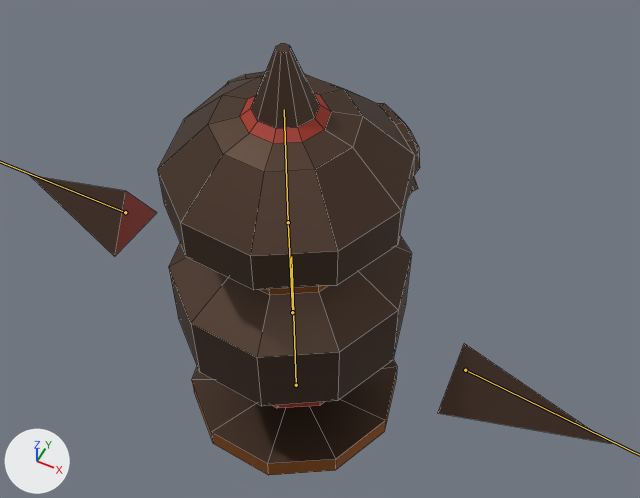
What one commit did to the FBX model Assets/Resources/Animations/Turret/Doguu_AimAndShoot.fbx.
Camera for both pictures: a camera (50 mm lens) standing at (2.49, -4.38, 7.84) and looking at (-0.01, 0.63, 1.59). Every picture has the same lights, and +X, +Y and +Z are marked at lower left. The bones that bend it are drawn over the model as lines. Mesh edges are drawn as thin lines.
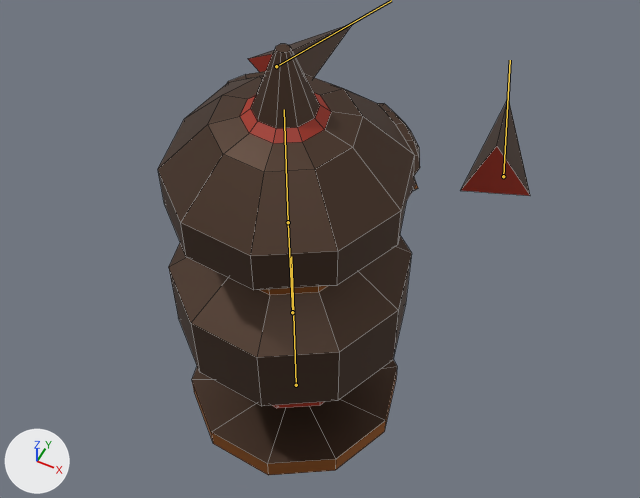
The newer file adds an action. The first version stands in its rest pose; the second is drawn at frame 41 of the action 'Armature|AimAndShoot'.

Where the change shows, as pixel boxes [x1, y1, x2, y2] in the pictures (640 x 498 px):
'Cylinder', posed (36% narrower): before [29, 44, 610, 475]; after [158, 23, 530, 475]

The change in detail:
Bone 'Arm.R' (bone_arm_r) moves from (0.0, 0.0, 0.0) to (-1.3, -3.11, -1.63).
Bone 'Arm.R' (bone_arm_r) turns from (0, 0, 0) to (-77, -17, 114) degrees about its own x, y and z.
Bone 'Arm.L' (bone_arm_l) moves from (0.0, 0.0, 0.0) to (-1.27, -3.05, -1.76).
Bone 'Arm.L' (bone_arm_l) turns from (0, 0, 0) to (-124, 21, -96) degrees about its own x, y and z.
